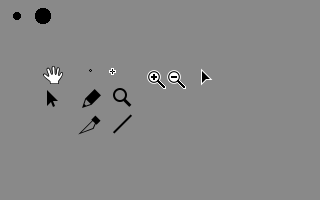
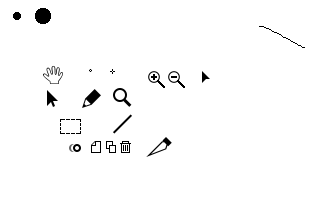
Layer changes from the first 320 × 200 image to the second:
added layer "Layer 6" in group "Group 1" over [259, 26, 305, 48]
added group "icon_onion" with 3 layers in group "icons" over [67, 144, 81, 152]
added layer "Shape 2 copy 4" in group "icon_onion" over [73, 144, 81, 152]
added layer "Shape 2 copy 7" (60%) in group "icon_onion" over [69, 144, 74, 152]
added group "icon_delete" with 1 layers in group "icons" over [120, 141, 131, 153]
added layer "Shape 2" in group "icon_delete" over [120, 141, 131, 153]
added group "icon_copy" with 2 layers in group "icons" over [106, 141, 117, 153]
added layer "Rectangle 4" in group "icon_copy" over [106, 141, 116, 153]
added group "icon_new" with 1 layers in group "icons" over [91, 141, 101, 153]
added layer "Rectangle 3" in group "icon_new" over [91, 141, 101, 153]
added group "icon_clip" with 2 layers in group "icons" over [60, 119, 81, 134]
added layer "Rectangle 1" (1st of 2, in "Group 1" › "icons" › "icon_clip") in group "icon_clip" over [60, 119, 81, 134]
painted on "Shape 1" over [78, 115, 172, 157]
showed "Color Fill 1" over [0, 0, 320, 200]
painted on "Background" over [0, 0, 320, 200]
